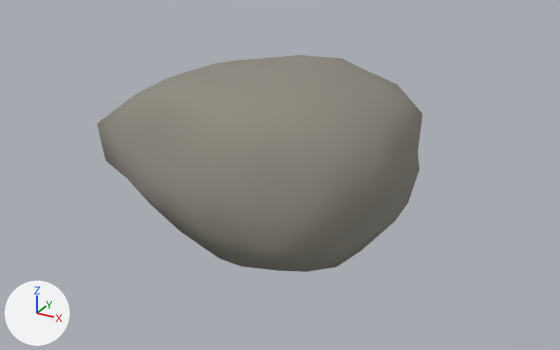
The glTF model game/assets/models/rock_a.glb, before and after one commit.
The view is the same before and after, from a camera (50 mm lens) standing at (0.6, -1.035, 0.598) and looking at (0.045, -0.027, 0.094). Every picture has the same lights, and +X, +Y and +Z are marked at lower left. The older version comes first. Where no turn or scale is listed for an object, it has been applied to the vertices. Vertices at exactly the same position are counted once.

In view in the first picture: 'rock_a_mesh'.
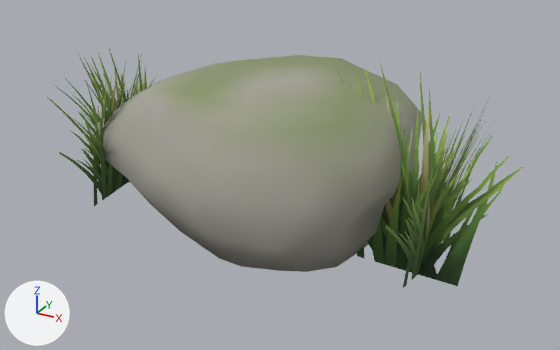
Patch to the scene script:
```diff
--- a/game/assets/models/rock_a.glb.py
+++ b/game/assets/models/rock_a.glb.py
@@ img_grass @@
+img_grass = load_image('grass', '_unpacked/grass', 512, 256, 'sRGB')
@@ mat_m_rock @@
 n0 = _N.new('ShaderNodeBsdfPrincipled'); n0.name = 'Principled BSDF'
-n0.inputs[0].default_value = (0.27, 0.258, 0.216, 1.0)  # 'Base Color', grey #8e8b80
 n0.inputs[2].default_value = 0.9  # 'Roughness'
 n1 = _N.new('ShaderNodeOutputMaterial'); n1.name = 'Material Output'
+n2 = _N.new('ShaderNodeMix'); n2.name = 'Mix'
+n2.data_type = 'RGBA'
+n2.blend_type = 'MULTIPLY'
+n2.inputs[0].default_value = 1.0  # 'Factor'
+n2.inputs[7].default_value = (0.392, 0.381, 0.328, 1.0)  # 'B', grey #a8a69b
+n3 = _N.new('ShaderNodeVertexColor'); n3.name = 'Color Attribute'
 _L.new(n0.outputs[0], n1.inputs[0])  # 'BSDF' to 'Surface'
+_L.new(n2.outputs[2], n0.inputs[0])  # 'Result' to 'Base Color'
+_L.new(n3.outputs[0], n2.inputs[6])  # 'Color' to 'A'
@@ mat_m_grass @@
+mat_m_grass = bpy.data.materials.new('M_Grass')
+# uses the picture img_grass
@@ me_icosphere @@
 # used by ob_rock_a_mesh; location = (0.0, 0.0, 0.0)
-me_icosphere.from_pydata(...)  # 162 vertices, 320 faces; spans x -0.288..0.261, y -0.239..0.208, z 0.0..0.267
+me_icosphere.from_pydata(...)  # 186 vertices, 336 faces; spans x -0.449..0.468, y -0.239..0.208, z 0.0..0.308
+# me_icosphere part 1
+# 24 vertices are added at x -0.449..0.468, y -0.214..0.132, z 0.0..0.308
+# 16 new faces join them, mat_m_grass
 me_icosphere.materials.append(mat_m_rock)
+me_icosphere.materials.append(mat_m_grass)
```

Pixel boxes (x1, y1, x2, y2) of what changed, in the pictures (560 x 350 px):
'rock_a_mesh', recoloured, reshaped: before (97, 55, 423, 272); after (47, 46, 523, 288)
part 1 of me_icosphere, added: after (47, 46, 523, 288)
